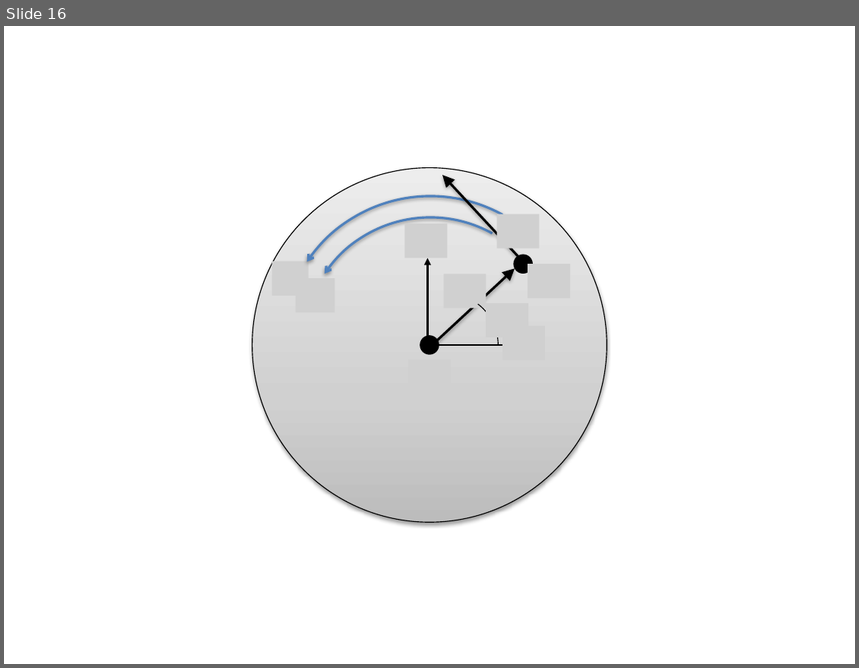
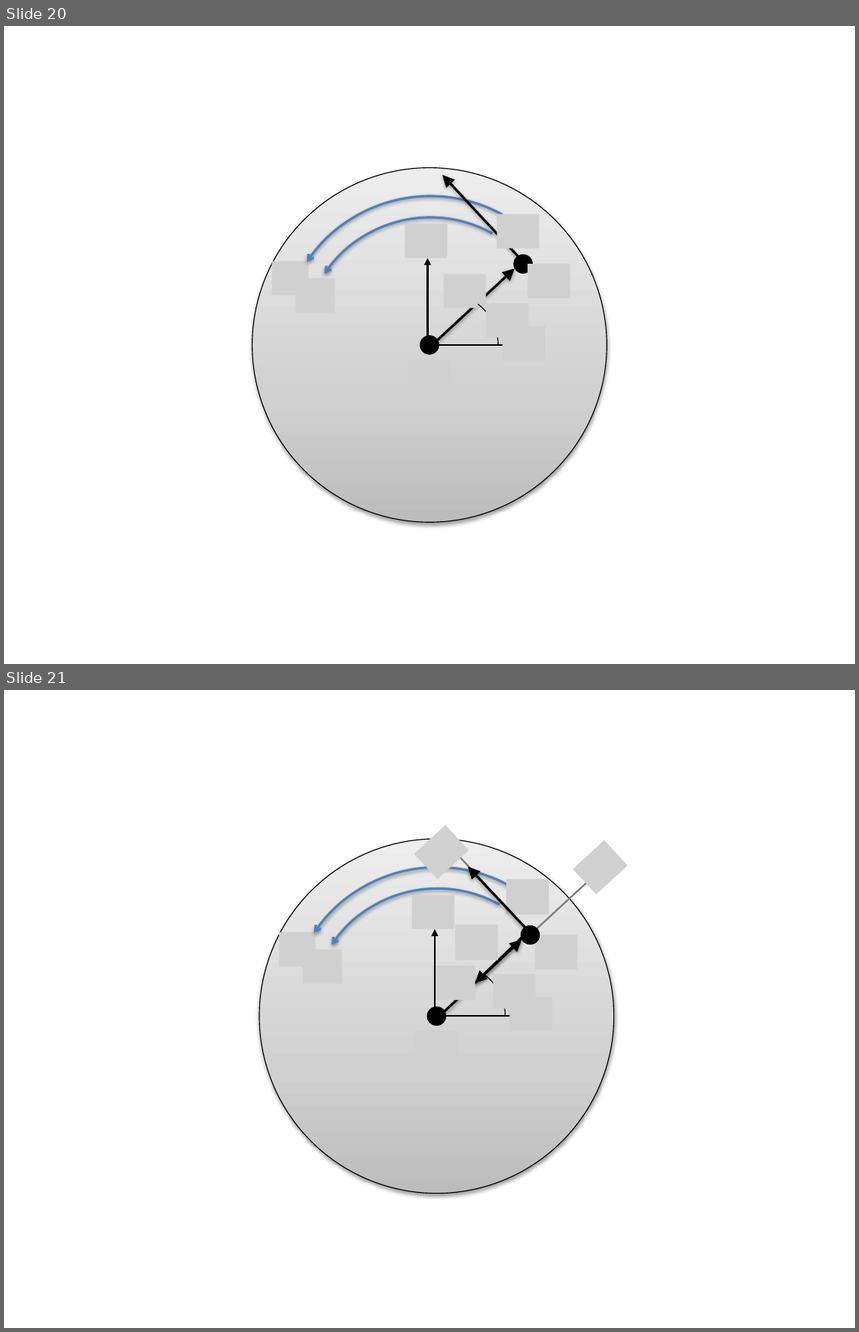
Before and after one commit to JacobMoore/mechanics_textbook, a slide deck: Lecture Slides/VideoLectureSlides/12.2 vector.pptx. Shown one above the other, each under a label of ours: slide 16 before the commit, slides 20 and 21 after it. The pictures are 859x668 and 859x1332 pixels, drawn with LibreOffice and Linux fonts; fonts in the diff are those of the drawing; grey boxes stand for pictures. Boxes give left, top, right and bottom in pixels: in the first picture for what was removed or moved away, otherwise in the second. Text is boxed around its words. In the diff, an @@ line names an element or a change of style, - is before the commit and + after.

```diff
--- a/Lecture Slides/VideoLectureSlides/12.2 vector.pptx
+++ b/Lecture Slides/VideoLectureSlides/12.2 vector.pptx
@@ slide 21 added at (4, 690, 855, 1328), background #FFFFFF @@
@@ group added at (414, 825, 628, 934): 2 arrows, 2 pictures @@
@@ ellipse added at (259, 839, 614, 1194), fill gradient #BDBDBD to #D1D1D1 to #EEEEEE, outline #000000 0.75 pt @@
@@ arc (boxed as its full ellipse) added at (288, 867, 586, 1165), outline #4F81BD 2 pt @@
@@ arrow added from (528, 930) to (468, 867), #000000 2 pt @@
@@ arc (boxed as its full ellipse) added at (310, 888, 565, 1144), outline #4F81BD 2 pt @@
@@ picture added at (506, 879, 549, 915) @@
@@ picture added at (411, 895, 454, 929) @@
@@ picture added at (279, 932, 316, 967) @@
@@ arrow added from (435, 1016) to (435, 929), #000000 1.5 pt @@
@@ arrow added from (437, 1018) to (522, 939), #000000 2 pt @@
@@ picture added at (455, 925, 498, 961) @@
@@ arrow added from (523, 936) to (475, 983), #000000 2 pt @@
@@ ellipse added at (522, 926, 538, 944), fill #000000, outline #000000 2 pt @@
@@ picture added at (535, 935, 578, 969) @@
@@ picture added at (303, 950, 342, 983) @@
@@ arc (boxed as its full ellipse) added at (402, 965, 506, 1068), outline #000000 0.75 pt @@
@@ picture added at (433, 966, 475, 1000) @@
@@ picture added at (493, 974, 536, 1008) @@
@@ ellipse added at (428, 1008, 445, 1024), fill #000000, outline #000000 2 pt @@
@@ picture added at (509, 997, 552, 1031) @@
@@ picture added at (415, 1030, 458, 1065) @@
@@ arrow added from (435, 1016) to (522, 1016), #000000 1.5 pt @@
@@ what was slide 16 is now slide 20 @@
```
Also in this commit, not shown: 4 other slides added, 29 other files.
